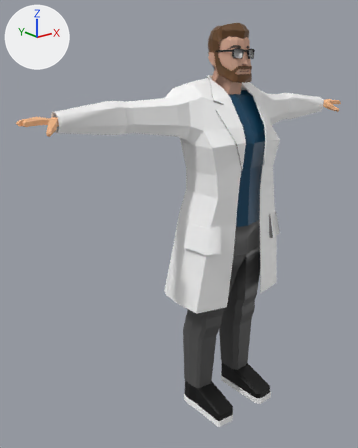
The FBX model Assets/Art/Characters/NPCs/SK_Int_Npc_Men.fbx as it was, and as the next commit left it.
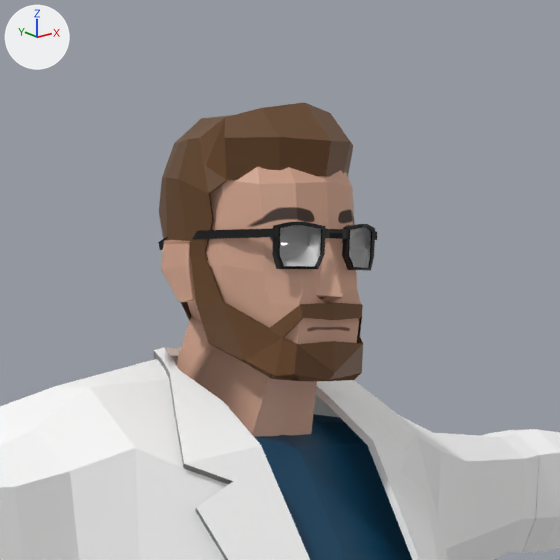
Each version appears first whole from a 50 mm lens placed at (-1.554, -1.636, 1.618), pointed at (-0.161, 0.106, 0.921), and next in a close-up on the part from 49% to 82% of the width and 0% to 27% of the height. Arrows for +X, +Y and +Z are at upper left; the lights stay in place. The last two pictures show the newer version. Where no turn or scale is listed for an object, it has been applied to the vertices.

Script lines for the objects in view, before the commit:
```python
me_npc = bpy.data.meshes.new('Npc')
me_npc.from_pydata(...)  # 2007 vertices, 1919 faces; spans x -0.91..0.91, y -0.23..0.17, z 0.0..1.8
# faces by material slot: [1619, 296, 4]
me_npc.materials.append(mat_m_basic)  # picture img_atlas_png
me_npc.materials.append(mat_m_face_men)  # picture img_face_png
me_npc.materials.append(mat_m_transparente)  # white #e7e7e7
ob_sm_int_npc_men = bpy.data.objects.new('SM_Int_Npc_Men', me_npc)
ob_sm_int_npc_men.location = (0.0, 0.0, 0.0)
```
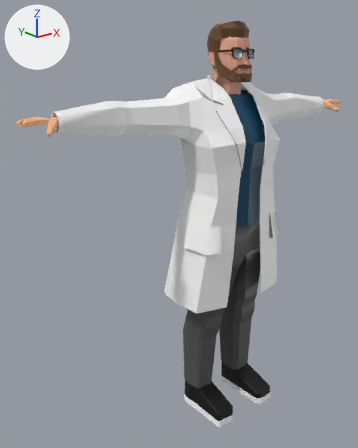
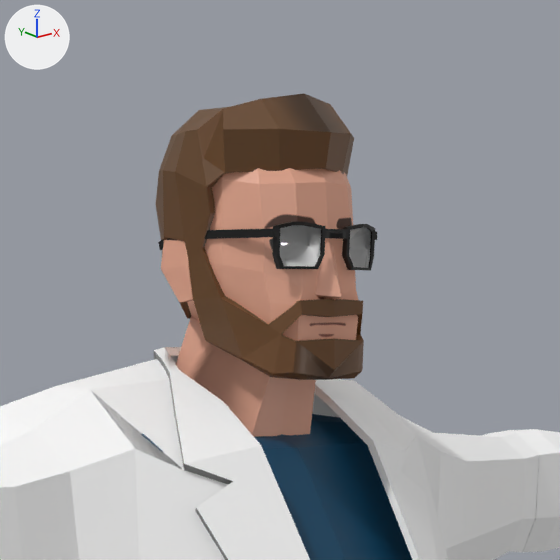
The newer file is also rescaled (x1.051) as a whole; pictures and numbers use the older file's frame.

Changed parts and their boxes (x1, y1, x2, y2) in the close-ups (560 x 560 px; the box of a moved part takes in the faces that stretch with it):
'SM_Int_Npc_Men', reshaped: before (0, 103, 560, 560); after (0, 93, 560, 560)
part 1 of me_npc, moved or reshaped: before (110, 103, 363, 462); after (156, 93, 364, 380)
part 2 of me_npc, recoloured: (161, 168, 358, 435) in both

Diff of the bpy script that builds the scene:
```diff
--- a/Assets/Art/Characters/NPCs/SK_Int_Npc_Men.fbx.py
+++ b/Assets/Art/Characters/NPCs/SK_Int_Npc_Men.fbx.py
@@ img_caras_png @@
+img_caras_png = load_image('caras.png', '_unpacked/caras.png', 2170, 2440, 'sRGB')
@@ mat_m_faces @@
+mat_m_faces = principled_material('M_Faces')
+mat_m_faces.texture = img_caras_png  # with its transparency
@@ me_npc @@
 # used by ob_sm_int_npc_men; location = (0.0, 0.0, 0.0)
-me_npc.from_pydata(...)  # 2007 vertices, 1919 faces; spans x -0.91..0.91, y -0.23..0.17, z 0.0..1.8
+me_npc.from_pydata(...)  # 1878 vertices, 1854 faces; spans x -0.91..0.91, y -0.23..0.17, z 0.0..1.8
+# me_npc part 1: 36 vertices moved from x -0.08..0.08, y -0.13..0.06, z 1.53..1.8 to x -0.08..0.08, y -0.12..0.06, z 1.53..1.8; 291 vertices removed from x -0.18..0.09, y -0.14..0.06, z 1.49..1.8; 162 vertices added at x -0.09..0.09, y -0.14..0.07, z 1.56..1.8
+# me_npc part 2: 142 faces spanning x -0.09..0.09, y -0.14..0.06, z 1.49..1.79 switch from mat_m_face_men (picture img_face_png) to mat_m_faces (picture img_caras_png)
 me_npc.materials.append(mat_m_basic)
```
